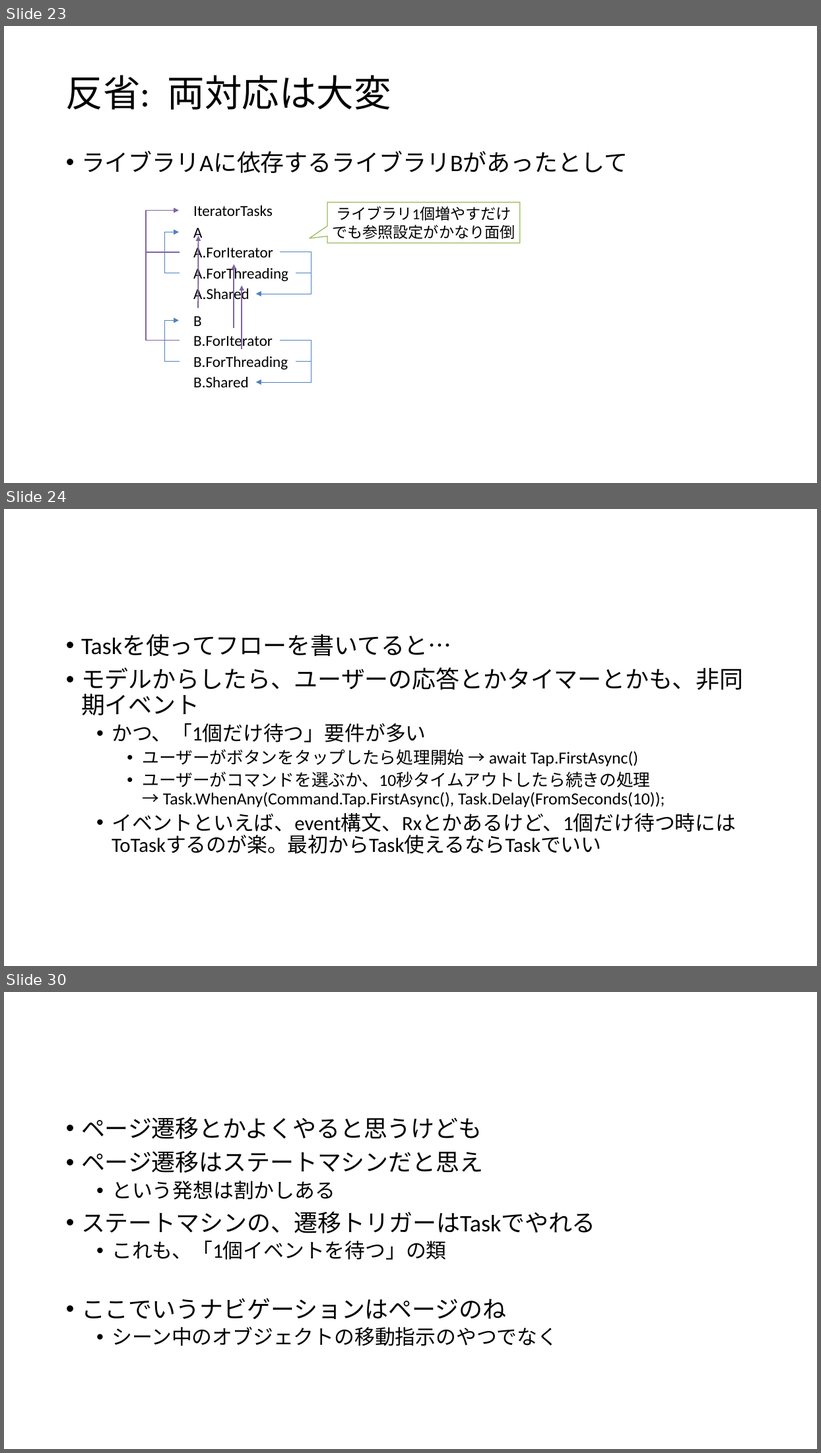
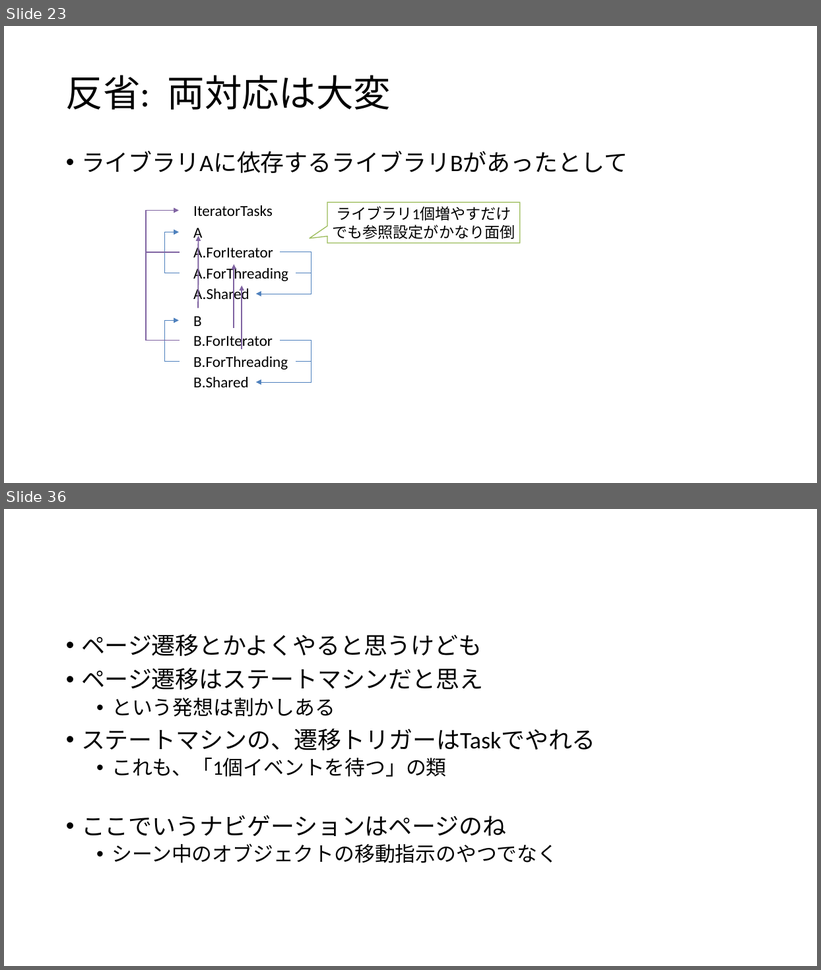
Before and after one commit to ppcuni/UnityCsharp20150321, a slide deck: doc/自社フレームワーク.pptx. Shown one above the other, each under a label of ours: slides 23, 24 and 30 before the commit, slides 23 and 36 after it; the slides between them are not shown. The pictures are 821x1453 and 821x970 pixels, drawn with LibreOffice and Linux fonts; fonts in the diff are those of the drawing; background and template pictures are left out. Boxes give left, top, right and bottom in pixels: in the first picture for what was removed or moved away, otherwise in the second. Text is boxed around its words. In the diff, an @@ line names an element or a change of style, - is before the commit and + after.

Commit message:
TaskInteraction の説明完成

```diff
--- a/doc/自社フレームワーク.pptx
+++ b/doc/自社フレームワーク.pptx
@@ slide 24 removed at (x1=4, y1=509, x2=817, y2=966), background #FFFFFF @@
@@ text removed at (x1=81, y1=634, x2=743, y2=854) @@
-• Taskを使ってフローを書いてると…
-• モデルからしたら、ユーザーの応答とかタイマーとかも、非同期イベント
-  • かつ、「1個だけ待つ」要件が多い
-    • ユーザーがボタンをタップしたら処理開始 → await Tap.FirstAsync()
-    • ユーザーがコマンドを選ぶか、10秒タイムアウトしたら続きの処理
-      → Task.WhenAny(Command.Tap.FirstAsync(), Task.Delay(FromSeconds(10));
-  • イベントといえば、event構文、Rxとかあるけど、1個だけ待つ時にはToTaskするのが楽。最初からTask使えるならTaskでいい
@@ what was slide 30 is now slide 36 @@
```
Also in this commit, not shown: 2 slides changed, 11 slides added, 4 other slides removed.
